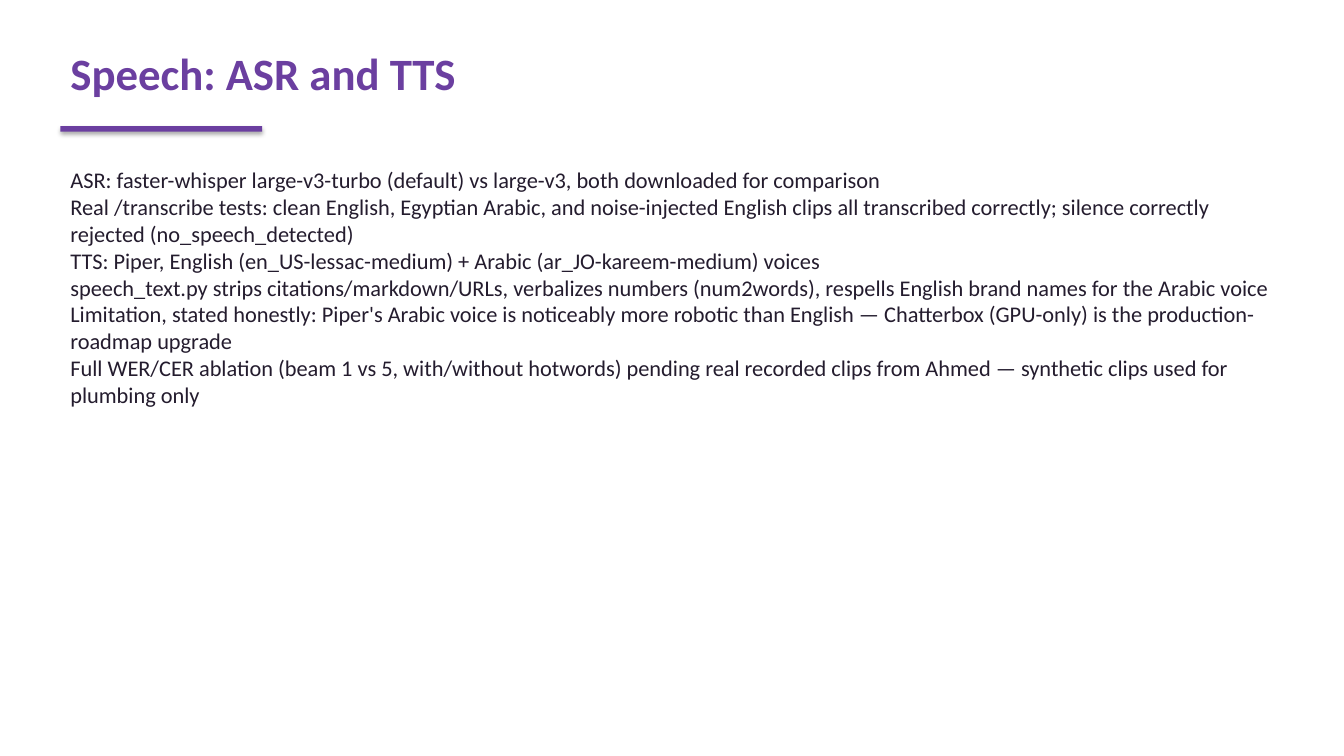
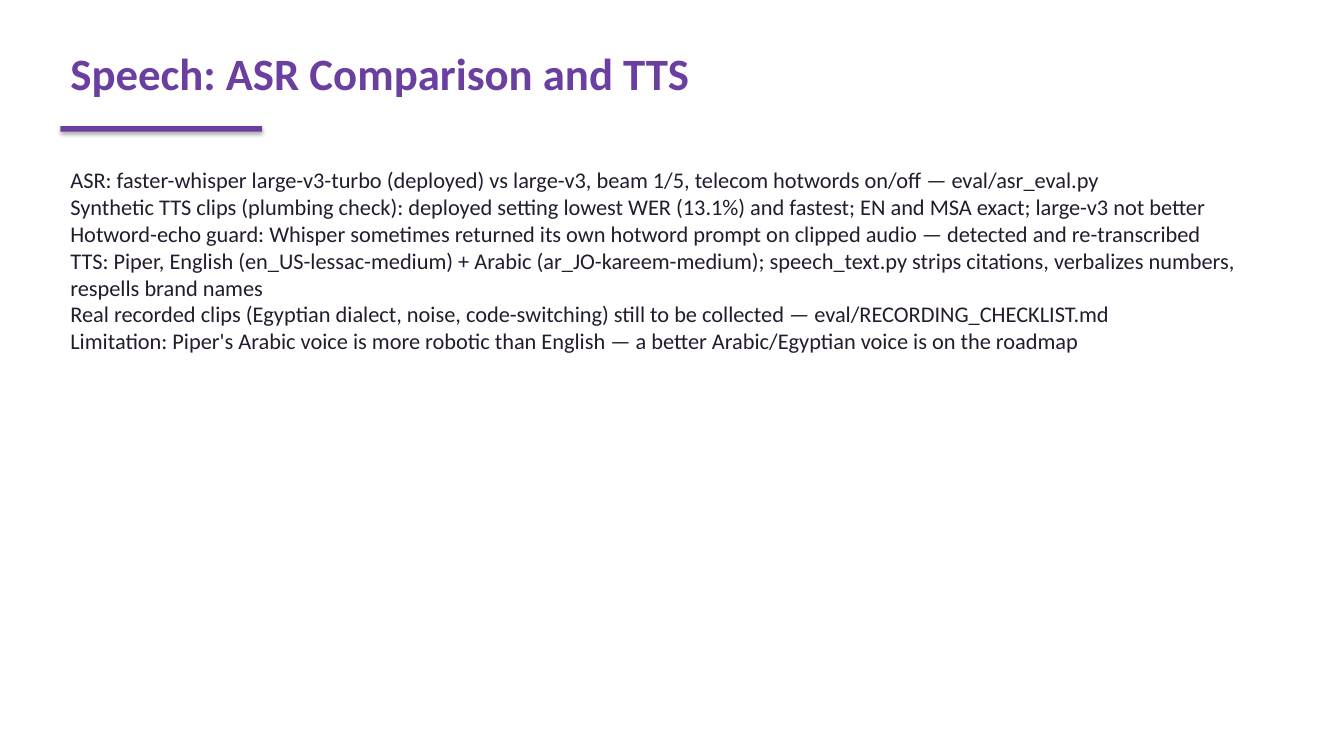
Before and after one commit to Ahmed3abdelrahim/WE-INTELLIGENT-ASSISTANT, a slide deck: slide 6 of slides/we_assistant.pptx. Drawn at 1344x756 pixels with LibreOffice and Linux fonts; fonts in the diff are those of the drawing. Boxes give left, top, right and bottom in pixels: in the first picture for what was removed or moved away, otherwise in the second. Text is boxed around its words. In the diff, an @@ line names an element or a change of style, - is before the commit and + after.

```diff
--- a/slides/we_assistant.pptx
+++ b/slides/we_assistant.pptx
@@ text at <box>70,58,689,97</box>: text changed @@
-Speech: ASR and TTS
+Speech: ASR Comparison and TTS
@@ text at <box>70,172,1235,353</box>: text changed @@
-ASR: faster-whisper large-v3-turbo (default) vs large-v3, both downloaded for comparison
-Real /transcribe tests: clean English, Egyptian Arabic, and noise-injected English clips all transcribed correctly; silence correctly rejected (no_speech_detected)
-TTS: Piper, English (en_US-lessac-medium) + Arabic (ar_JO-kareem-medium) voices
-speech_text.py strips citations/markdown/URLs, verbalizes numbers (num2words), respells English brand names for the Arabic voice
-Limitation, stated honestly: Piper's Arabic voice is noticeably more robotic than English — Chatterbox (GPU-only) is the production-roadmap upgrade
-Full WER/CER ablation (beam 1 vs 5, with/without hotwords) pending real recorded clips from Ahmed — synthetic clips used for plumbing only
+ASR: faster-whisper large-v3-turbo (deployed) vs large-v3, beam 1/5, telecom hotwords on/off — eval/asr_eval.py
+Synthetic TTS clips (plumbing check): deployed setting lowest WER (13.1%) and fastest; EN and MSA exact; large-v3 not better
+Hotword-echo guard: Whisper sometimes returned its own hotword prompt on clipped audio — detected and re-transcribed
+TTS: Piper, English (en_US-lessac-medium) + Arabic (ar_JO-kareem-medium); speech_text.py strips citations, verbalizes numbers, respells brand names
+Real recorded clips (Egyptian dialect, noise, code-switching) still to be collected — eval/RECORDING_CHECKLIST.md
+Limitation: Piper's Arabic voice is more robotic than English — a better Arabic/Egyptian voice is on the roadmap
```
Also in this commit, not shown: 9 other slides changed, 9 other files.
